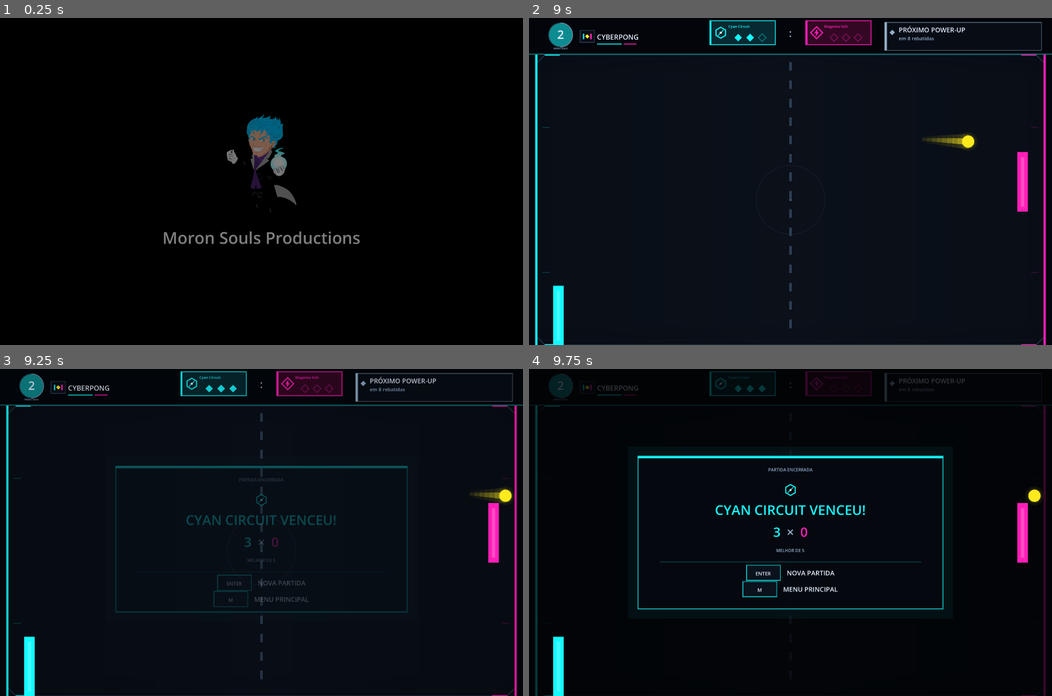
Above: before the commit, frames 1-4 (two rows, left to right).
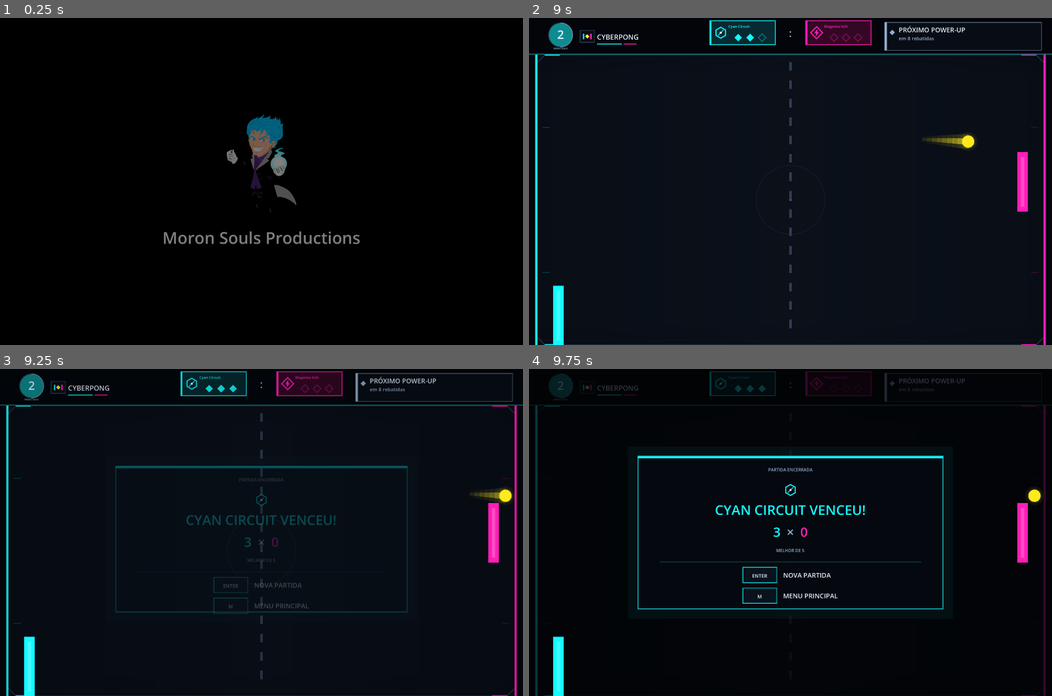
Above: after the commit, the same moments.

Repository: wellingtonlope/cyberpong
Game: Godot game, scene res://main.tscn
The game is run twice, just before and just after one commit, with the same random seed, the same clock (stepped at 60 frames per second) and the same inputs.
Inputs (mouse positions are in pixels of both pictures, inside the frame that each line leads up to):
- Up to frame 1 (0.25 s): no input
- Up to frame 2 (9 s): tap Enter at 0.5, 5.1 s; move the mouse to (905, 165) at 0.52 s; hold Right 0.53-1.25 s; tap Down (p2_down) at 0.6 s; click (905, 165) at 0.67 s; tap Space at 0.77, 3.77, 6.77 s; drag from (685, 197) to (764, 246) at 1.27 s; move the mouse to (842, 109) at 2.02 s; hold Right 2.03-2.75 s; hold Shift 2.03-2.75 s; drag from (764, 246) to (633, 132) at 2.77 s; move the mouse to (947, 230) at 3.52 s; hold Left 3.53-4.25 s; tap Ctrl at 3.6 s; drag from (633, 132) to (712, 99) at 4.27 s; move the mouse to (816, 181) at 5.02 s; hold S (p1_down) 5.03-5.75 s; click (816, 181) at 5.17 s; drag from (712, 99) to (685, 197) at 5.77 s; move the mouse to (905, 165) at 6.52 s; hold W (p1_up) 6.53-7.25 s; tap M at 6.6 s; drag from (685, 197) to (764, 246) at 7.27 s; move the mouse to (842, 109) at 8.02 s; hold S (p1_down) 8.03-8.75 s; tap Up (p2_up) at 8.1 s; drag from (764, 246) to (633, 132) at 8.77 s
- Up to frame 3 (9.25 s): no input
- Up to frame 4 (9.75 s): move the mouse to (947, 581) at 9.52 s; hold W (p1_up) from 9.53 s (still down); tap Alt at 9.6 s; click (947, 581) at 9.67 s

Frames 1-2 are identical in both runs. In frame 3, 0.3% of the frame differs, in the area x 40-59%, y 63-75%; in frame 4, 0.6%, in the area x 40-59%, y 59-72%.

Commit message:
Fix key hint alignment and spacing on victory panel

Diff:
--- a/scripts/arena.gd
+++ b/scripts/arena.gd
@@ -440,8 +440,90 @@
 		ui_scale,
 		true
 	)
-	_draw_winner_key_hint(font, panel, "ENTER", "NOVA PARTIDA", 200.0, ui_scale, reveal, team_color)
-	_draw_winner_key_hint(font, panel, "M", "MENU PRINCIPAL", 230.0, ui_scale, reveal, team_color)
+	var hint_layout := _winner_key_hint_layout(font, panel, ui_scale)
+	for item in hint_layout["items"]:
+		_draw_winner_key_hint_item(font, item, ui_scale, reveal, team_color)
+
+func _winner_key_hint_layout(font: Font, panel: Rect2, ui_scale: float) -> Dictionary:
+	var hints: Array = [
+		["ENTER", "NOVA PARTIDA", 204.0],
+		["M", "MENU PRINCIPAL", 242.0],
+	]
+	var label_font_size := maxi(int(12.0 * ui_scale), 9)
+	var max_label_width := 0.0
+	var label_widths: Array[float] = []
+	for hint in hints:
+		var w: float = font.get_string_size(
+			hint[1],
+			HORIZONTAL_ALIGNMENT_LEFT,
+			-1,
+			label_font_size
+		).x
+		label_widths.append(w)
+		if w > max_label_width:
+			max_label_width = w
+	var key_size := Vector2(62.0, 28.0) * ui_scale
+	var key_gap := 12.0 * ui_scale
+	var block_width := key_size.x + key_gap + max_label_width
+	var group_left := panel.get_center().x - block_width * 0.5
+	var items: Array = []
+	for i in range(hints.size()):
+		var hint: Array = hints[i]
+		var group_top := panel.position.y + float(hint[2]) * ui_scale
+		var key_rect := Rect2(Vector2(group_left, group_top), key_size)
+		var label_pos := Vector2(key_rect.end.x + key_gap, group_top + key_size.y * 0.68)
+		items.append({
+			"key_text": hint[0],
+			"label_text": hint[1],
+			"top_offset": float(hint[2]),
+			"key_rect": key_rect,
+			"label_pos": label_pos,
+			"label_width": label_widths[i],
+			"label_font_size": label_font_size,
+		})
+	return {
+		"group_left": group_left,
+		"block_width": block_width,
+		"key_size": key_size,
+		"key_gap": key_gap,
+		"label_font_size": label_font_size,
+		"items": items,
+	}
+
+func _draw_winner_key_hint_item(
+	font: Font,
+	item: Dictionary,
+	ui_scale: float,
+	reveal: float,
+	team_color: Color
+) -> void:
+	var key_rect: Rect2 = item["key_rect"]
+	var key_text: String = item["key_text"]
+	var label_text: String = item["label_text"]
+	var label_pos: Vector2 = item["label_pos"]
+	var label_width: float = item["label_width"]
+	var label_font_size: int = item["label_font_size"]
+
+	draw_rect(key_rect, Color(0.04, 0.07, 0.11, reveal))
+	draw_rect(key_rect, Color(team_color, 0.75 * reveal), false, 1.5 * ui_scale)
+	draw_string(
+		font,
+		Vector2(key_rect.position.x, key_rect.position.y + key_rect.size.y * 0.68),
+		key_text,
+		HORIZONTAL_ALIGNMENT_CENTER,
+		key_rect.size.x,
+		maxi(int(9.0 * ui_scale), 8),
+		Color(TEXT_COLOR, reveal)
+	)
+	draw_string(
+		font,
+		label_pos,
+		label_text,
+		HORIZONTAL_ALIGNMENT_LEFT,
+		label_width + 4.0,
+		label_font_size,
+		Color(TEXT_COLOR, reveal)
+	)
 
 func _draw_winner_key_hint(
 	font: Font,
@@ -451,7 +533,8 @@
 	top_offset: float,
 	ui_scale: float,
 	reveal: float,
-	team_color: Color
+	team_color: Color,
+	group_left: float = -1.0
 ) -> void:
 	var label_font_size := maxi(int(12.0 * ui_scale), 9)
 	var label_width := font.get_string_size(
@@ -461,30 +544,21 @@
 		label_font_size
 	).x
 	var key_size := Vector2(62.0, 28.0) * ui_scale
-	var group_width := key_size.x + 12.0 * ui_scale + label_width
-	var group_left := panel.get_center().x - group_width * 0.5
+	if group_left < 0.0:
+		var group_width := key_size.x + 12.0 * ui_scale + label_width
+		group_left = panel.get_center().x - group_width * 0.5
 	var group_top := panel.position.y + top_offset * ui_scale
 	var key_rect := Rect2(Vector2(group_left, group_top), key_size)
-	draw_rect(key_rect, Color(0.04, 0.07, 0.11, reveal))
-	draw_rect(key_rect, Color(team_color, 0.75 * reveal), false, 1.5 * ui_scale)
-	draw_string(
-		font,
-		Vector2(key_rect.position.x, key_rect.position.y + key_size.y * 0.68),
-		key_text,
-		HORIZONTAL_ALIGNMENT_CENTER,
-		key_size.x,
-		maxi(int(9.0 * ui_scale), 8),
-		Color(TEXT_COLOR, reveal)
-	)
-	draw_string(
-		font,
-		Vector2(key_rect.end.x + 12.0 * ui_scale, group_top + key_size.y * 0.68),
-		label_text,
-		HORIZONTAL_ALIGNMENT_LEFT,
-		label_width + 4.0,
-		label_font_size,
-		Color(TEXT_COLOR, reveal)
-	)
+	var item := {
+		"key_text": key_text,
+		"label_text": label_text,
+		"top_offset": top_offset,
+		"key_rect": key_rect,
+		"label_pos": Vector2(key_rect.end.x + 12.0 * ui_scale, group_top + key_size.y * 0.68),
+		"label_width": label_width,
+		"label_font_size": label_font_size,
+	}
+	_draw_winner_key_hint_item(font, item, ui_scale, reveal, team_color)
 
 func _draw_goal_lines(size: Vector2) -> void:
 	var field_margin := 12.0 * game_scale
--- a/test/integration/test_visual_verification.gd
+++ b/test/integration/test_visual_verification.gd
@@ -205,6 +205,61 @@
 		)
 
 
+func test_winner_key_hints_are_aligned_and_evenly_spaced() -> void:
+	var font := ThemeDB.fallback_font
+	var arena = add_child_autofree(ARENA_SCRIPT.new())
+	for size in WINDOW_SIZES:
+		var window_size: Vector2 = size
+		var ui_scale: float = arena._hud_scale_for(window_size)
+		var panel_size := Vector2(560.0, 280.0) * ui_scale
+		var panel_center := window_size * 0.5
+		var panel := Rect2(panel_center - panel_size * 0.5, panel_size)
+
+		var layout: Dictionary = arena._winner_key_hint_layout(font, panel, ui_scale)
+		var items: Array = layout["items"]
+		assert_eq(items.size(), 2, "Expected 2 winner key hints at %s" % window_size)
+
+		var first: Dictionary = items[0]
+		var second: Dictionary = items[1]
+
+		# Verify horizontal alignment: keycaps share the same left and right X coordinates
+		assert_almost_eq(
+			float(first["key_rect"].position.x),
+			float(second["key_rect"].position.x),
+			0.001,
+			"Keycap left X must match at %s" % window_size
+		)
+		assert_almost_eq(
+			float(first["key_rect"].end.x),
+			float(second["key_rect"].end.x),
+			0.001,
+			"Keycap right X must match at %s" % window_size
+		)
+
+		# Verify horizontal alignment: labels start at the exact same X coordinate
+		assert_almost_eq(
+			float(first["label_pos"].x),
+			float(second["label_pos"].x),
+			0.001,
+			"Label start X must match at %s" % window_size
+		)
+
+		# Verify vertical spacing: uniform gaps of 10.0 * ui_scale
+		var divider_y := panel.position.y + 194.0 * ui_scale
+		var top_gap := float(first["key_rect"].position.y - divider_y)
+		var row_gap := float(second["key_rect"].position.y - first["key_rect"].end.y)
+		var bottom_gap := float((panel.position.y + panel.size.y) - second["key_rect"].end.y)
+
+		assert_almost_eq(top_gap, 10.0 * ui_scale, 0.001, "Top gap must be 10 * ui_scale at %s" % window_size)
+		assert_almost_eq(row_gap, 10.0 * ui_scale, 0.001, "Row gap must be 10 * ui_scale at %s" % window_size)
+		assert_almost_eq(bottom_gap, 10.0 * ui_scale, 0.001, "Bottom gap must be 10 * ui_scale at %s" % window_size)
+
+		# Verify hints stay inside the winner panel bounds
+		assert_gte(float(first["key_rect"].position.x), float(panel.position.x))
+		assert_lte(float(first["label_pos"].x + first["label_width"]), float(panel.end.x))
+		assert_lte(float(second["label_pos"].x + second["label_width"]), float(panel.end.x))
+
+
 func _contrast_ratio(first: Color, second: Color) -> float:
 	var first_luminance := _relative_luminance(first)
 	var second_luminance := _relative_luminance(second)
